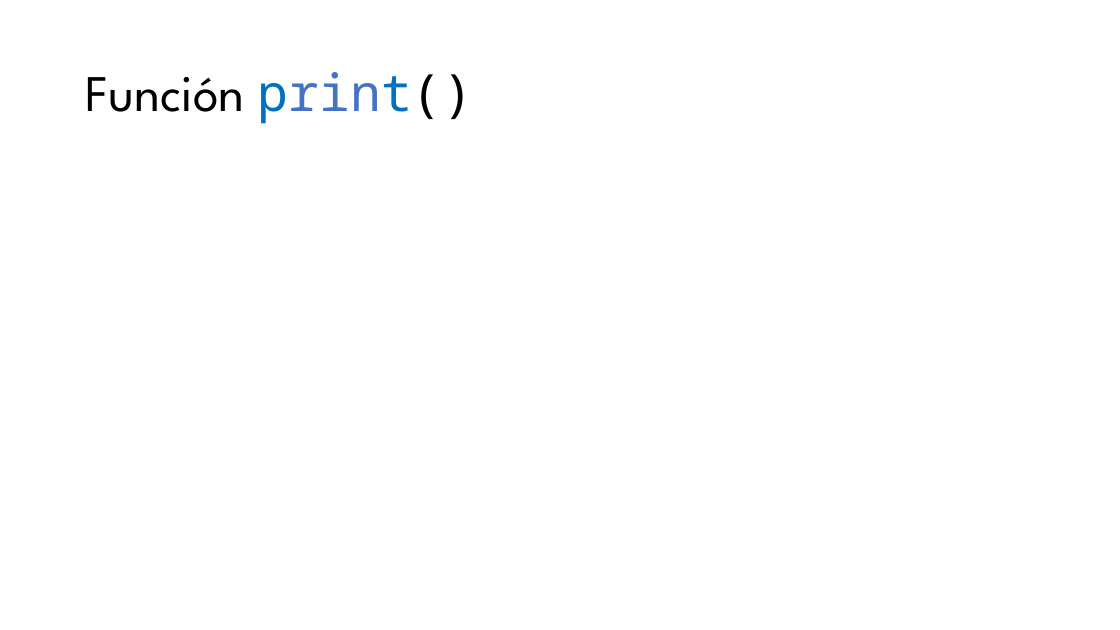
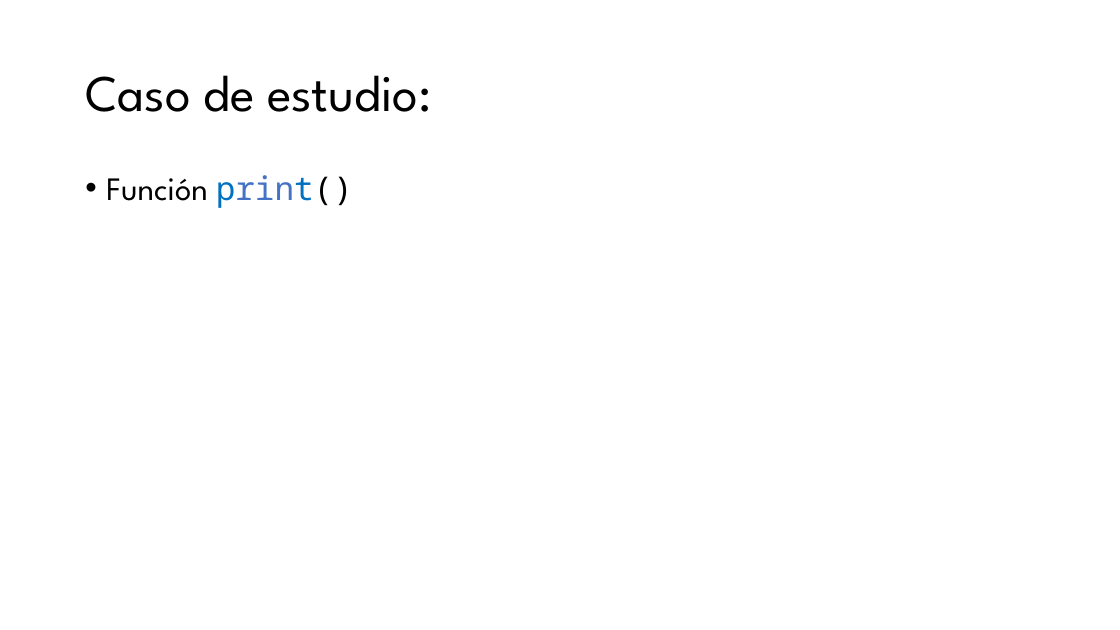
Before and after one commit to ccaballeroh/IntroPython, a slide deck: slide 9 of slides/Programación con Python07.pptx (slide 3 before the commit). Drawn at 1120x630 pixels with LibreOffice and Linux fonts; fonts in the diff are those of the drawing. Boxes give left, top, right and bottom in pixels: in the first picture for what was removed or moved away, otherwise in the second. Text is boxed around its words. In the diff, an @@ line names an element or a change of style, - is before the commit and + after.

```diff
--- a/slides/Programación con Python07.pptx
+++ b/slides/Programación con Python07.pptx
@@ title at (85,75,431,112): text changed @@
-Función print()
+Caso de estudio:
@@ text added at (106,175,353,208), 28 pt, text #000000 @@
+• Función print()
```
Also in this commit, not shown: 2 other slides changed, 3 slides added, 10 other files.
